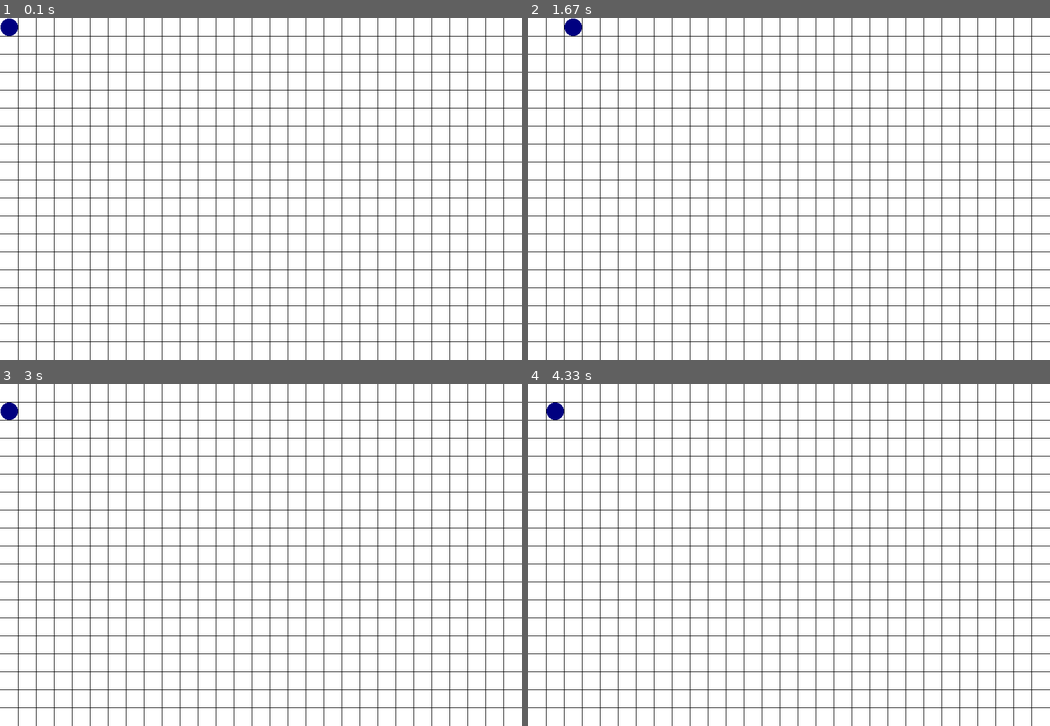
Above: before the commit, frames 1-4 (two rows, left to right).
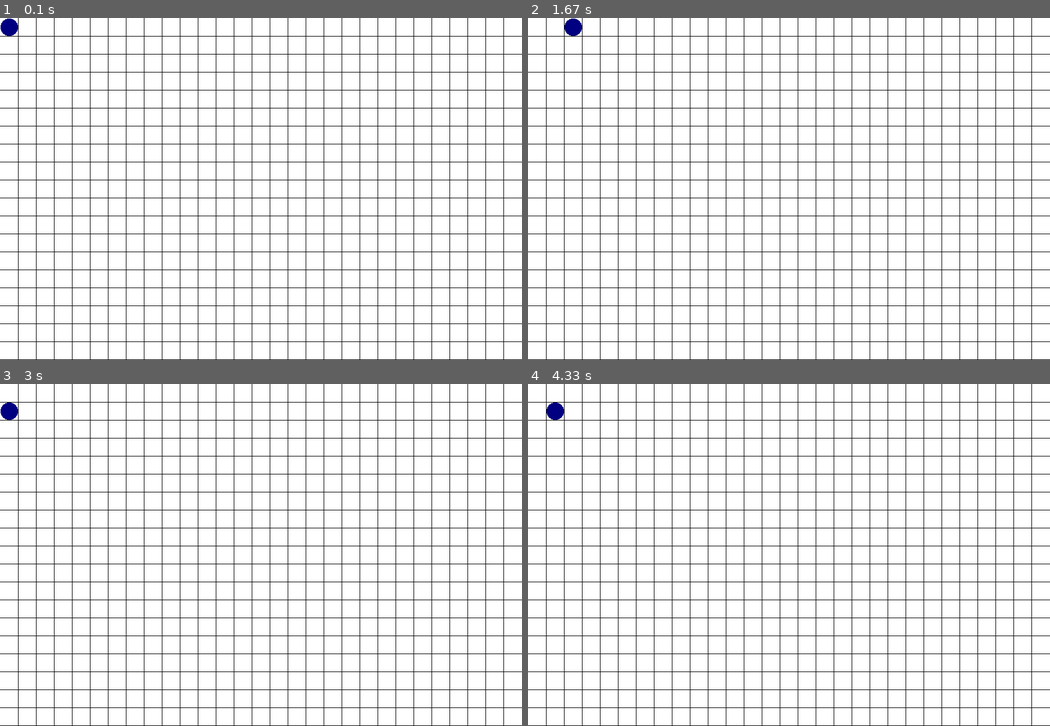
Above: after the commit, the same moments.

Repository: bunzosteele/HeroesEmblem
Game: pygame game, started from ballOnGrid.py
Two runs of this game, one before a commit and one after it. Both use one fixed random seed, a clock stepped at 60 frames per second and the inputs below. The source is Python 2; it was converted automatically to run under Python 3.
Inputs:
- Up to frame 1 (0.1 s): no input
- Up to frame 2 (1.67 s): hold Right 0.33-0.8 s; hold Right 1.17-1.63 s
- Up to frame 3 (3 s): hold Left 1.67-2.2 s; hold Down 2.23-2.53 s; hold Left 2.57-2.97 s
- Up to frame 4 (4.33 s): hold Up 3-3.37 s; hold Right 3.4-4.03 s; hold Down from 4.07 s (still down)

The runs differ from the first frame. In frame 1, 0.2% of the frame differs, in the area x 0-100%, y 99-100%; in frame 2, 0.2%; in frame 3, 0.2%; in frame 4, 0.2%.

Commit message:
Made the loop better.

Diff:
--- a/ballOnGrid.py
+++ b/ballOnGrid.py
@@ -75,9 +75,7 @@
 
     for i in range(1, wid):
         pygame.draw.line (screen, grid_color, (31*i,0), (31*i,600), 1)
-
-    for j in range(1, hght):
-        pygame.draw.line (screen, grid_color, (0, 31*j), (900, 31*j), 1)
+        pygame.draw.line (screen, grid_color, (0, 31*i), (900, 31*i), 1)
 
     pygame.display.update()
 
